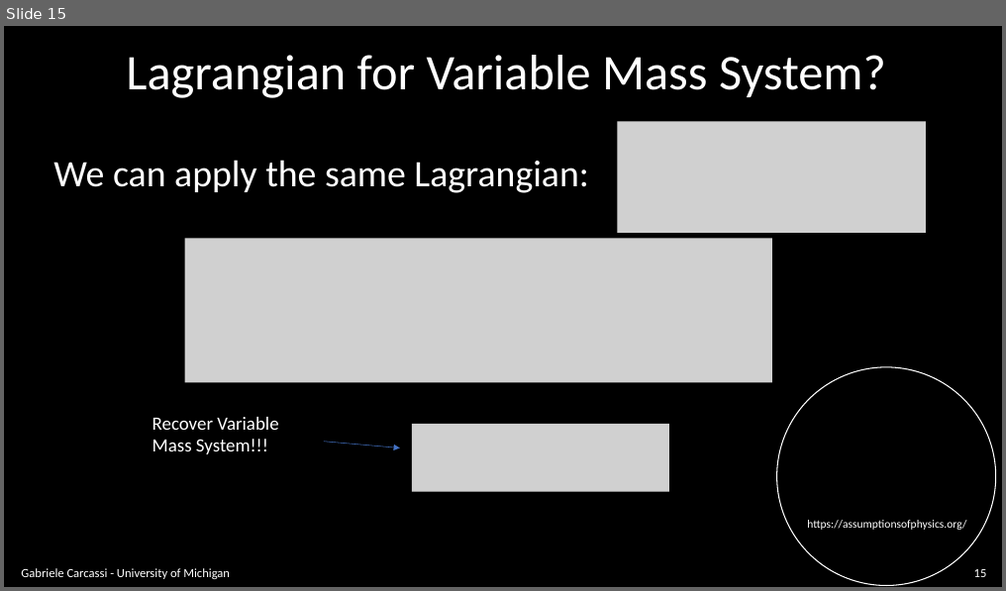
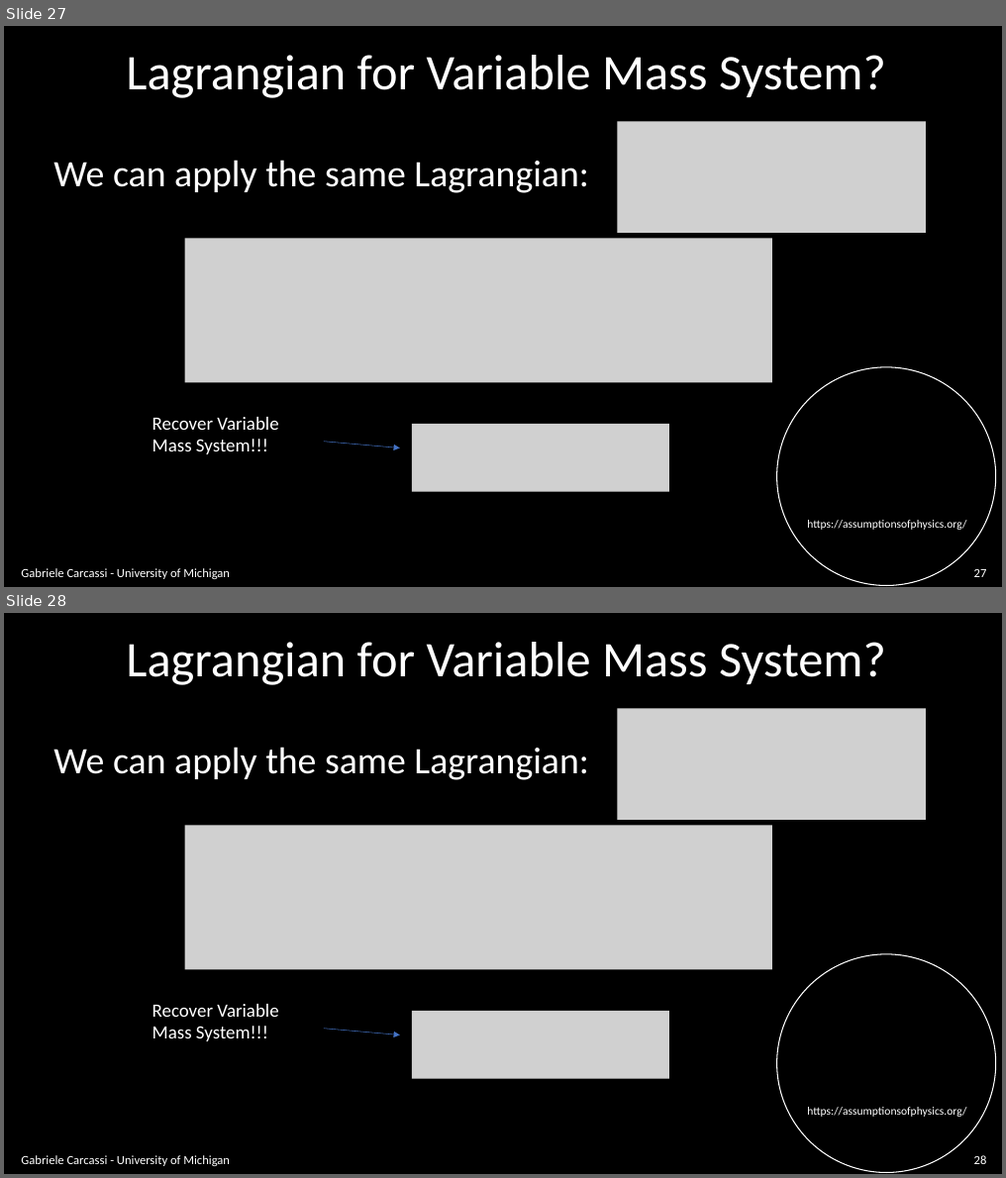
Before and after one commit to assumptionsofphysics/slides, a slide deck: BookCompanions-v2/RP-Class-2.pptx. Shown one above the other, each under a label of ours: slide 15 before the commit, slides 27 and 28 after it. The pictures are 1006x591 and 1006x1178 pixels, drawn with LibreOffice and Linux fonts; fonts in the diff are those of the drawing; grey boxes stand for pictures; background and template pictures are left out. Boxes give left, top, right and bottom in pixels: in the first picture for what was removed or moved away, otherwise in the second. Text is boxed around its words. In the diff, an @@ line names an element or a change of style, - is before the commit and + after.

```diff
--- a/BookCompanions-v2/RP-Class-2.pptx
+++ b/BookCompanions-v2/RP-Class-2.pptx
@@ slide 28 added at [4,613,1002,1174], background #000000; not listed: 2 template elements that a slide beside it also shows @@
@@ text added at [126,642,886,685], 48 pt, text #FFFFFF @@
+Lagrangian for Variable Mass System?
@@ picture added at [617,709,926,820] @@
@@ text added at [54,747,589,780], 36 pt, text #FFFFFF @@
+We can apply the same Lagrangian:
@@ picture added at [185,826,772,970] @@
@@ text added at [152,1004,278,1042], 18 pt, text #FFFFFF @@
+Recover Variable Mass System!!!
@@ picture added at [412,1011,669,1079] @@
@@ arrow added from (324, 1029) to (400, 1035), #4472C4 0.5 pt @@
@@ text added at [21,1156,230,1166], 12 pt, text #FFFFFF @@
+Gabriele Carcassi - University of Michigan
@@ page number added at [974,1156,987,1164], 12 pt, text #FFFFFF @@
+28
@@ what was slide 15 is now slide 27 @@
@@ page number at [974,570,987,577]: text changed @@
-15
+27
```
Also in this commit, not shown: 7 slides changed, 1 other slide added, 1 other file.
